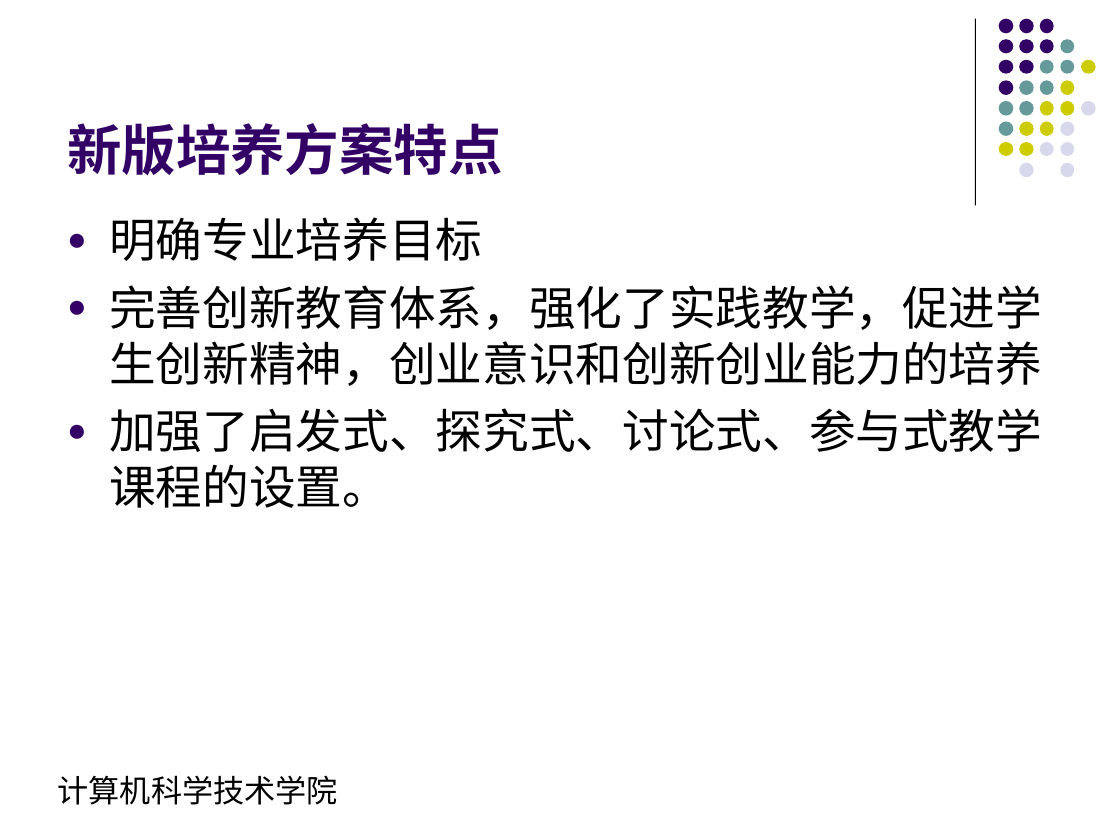
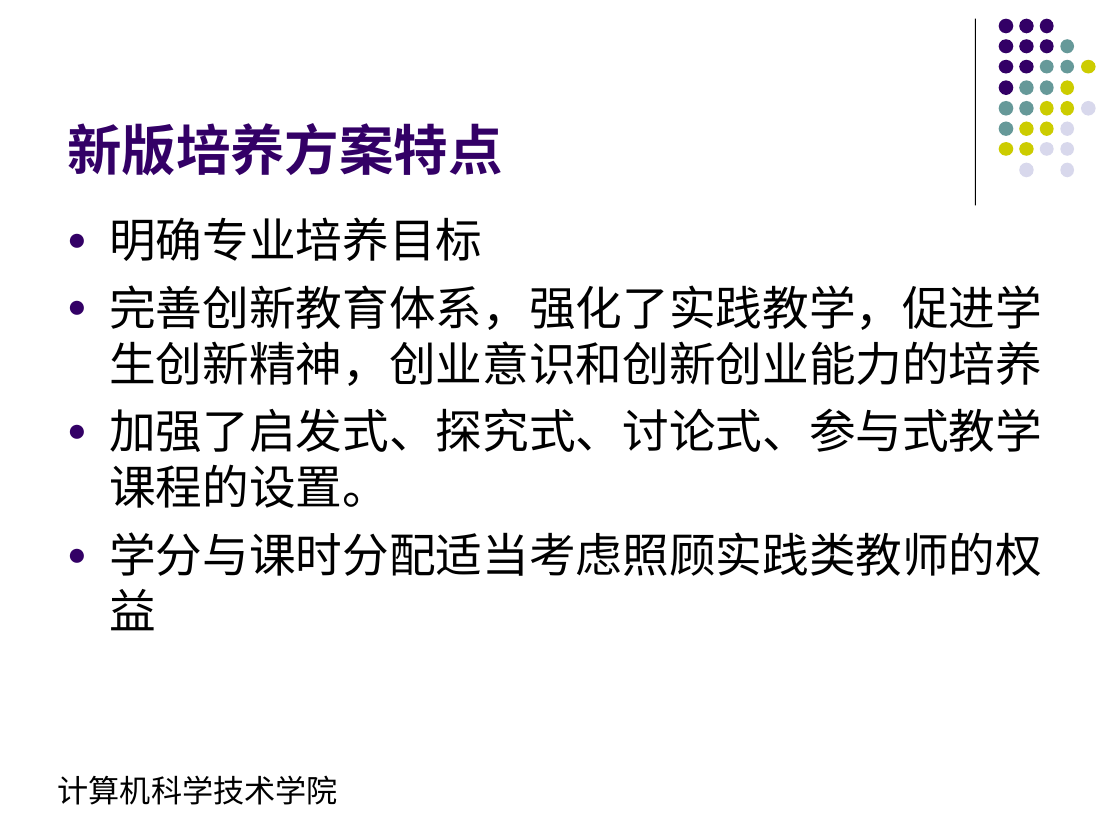
Before and after one commit to ciecclm/2016-, a slide deck: slide 11 of 软件工程培养方案汇报.ppt (slide 13 before the commit). Drawn at 1120x840 pixels with LibreOffice and Linux fonts; fonts in the diff are those of the drawing. Boxes give left, top, right and bottom in pixels: in the first picture for what was removed or moved away, otherwise in the second. Text is boxed around its words. In the diff, an @@ line names an element or a change of style, - is before the commit and + after.

```diff
--- a/软件工程培养方案汇报.ppt
+++ b/软件工程培养方案汇报.ppt
@@ text at [109,532,1042,631]: paragraph added @@
+● 学分与课时分配适当考虑照顾实践类教师的权益
```
Also in this commit, not shown: 2 slides removed, 1 other file.
